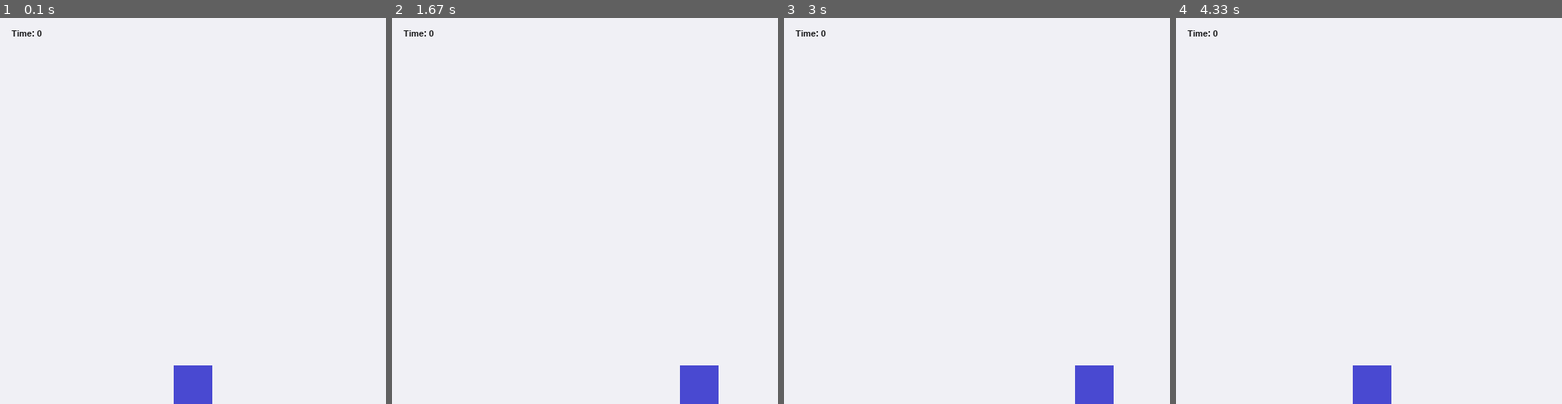
Above: before the commit, frames 1-4 (left to right).
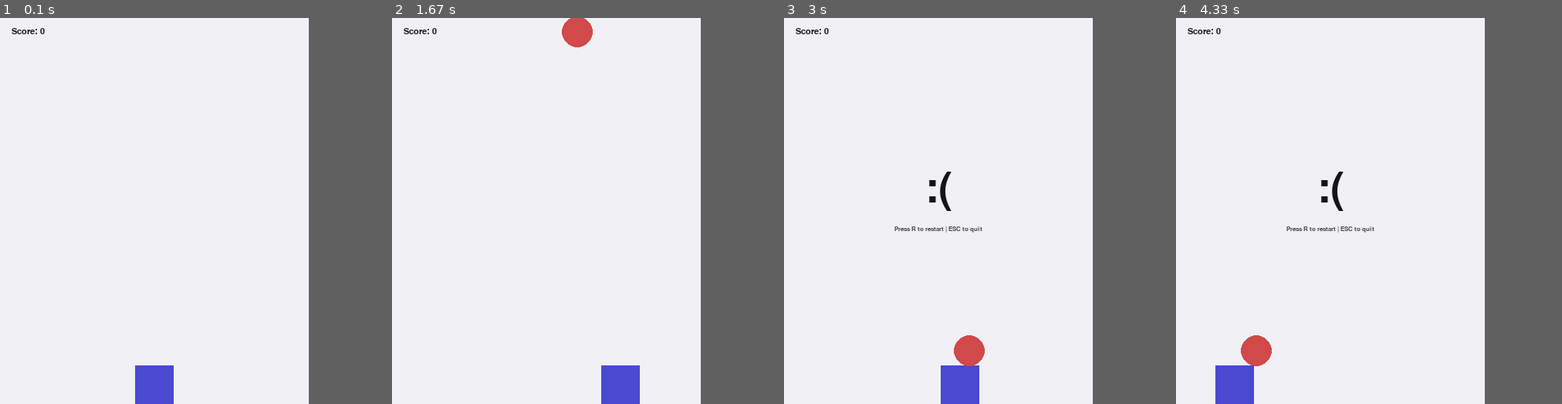
Above: after the commit, the same moments.

Repository: cwrlcarl/pygame-mini-games
Game: pygame game, started from dodge-object/main.py
Two runs of this game, one before a commit and one after it. Both use one fixed random seed, a clock stepped at 60 frames per second and the inputs below.
Inputs:
- Up to frame 1 (0.1 s): no input
- Up to frame 2 (1.67 s): hold Right 0.33-0.8 s; hold Right 0.83-1.3 s; hold Left from 1.33 s (still down)
- Up to frame 3 (3 s): release Left at 1.87 s; hold Left 1.9-2.3 s; hold Right 2.33-2.97 s
- Up to frame 4 (4.33 s): hold R 3-3.47 s; hold Left 3-3.47 s; hold Left 3.5-3.97 s; hold Right from 4 s (still down)
In our replay, the window is 500x500 before the commit and 400x500 after it. These sizes can differ from the game's own. Grey fills any space a smaller window leaves; there, only what the larger window draws over its background counts as a difference.

The runs differ from the first frame. In frame 1, 2.1% of the frame differs, in the area x 3-55%, y 2-100%; in frame 2, 2.6%; in frame 3, 3.0%; in frame 4, 3.0%, in the area x 3-56%, y 2-100%.

Commit message:
Add falling object, game over screen, and reset function

Diff:
--- a/dodge-object/main.py
+++ b/dodge-object/main.py
@@ -3,7 +3,7 @@
 
 pygame.init()
 
-SCREEN_WIDTH, SCREEN_HEIGHT = 500, 500
+SCREEN_WIDTH, SCREEN_HEIGHT = 400, 500
 FPS = 60
 
 screen = pygame.display.set_mode((SCREEN_WIDTH, SCREEN_HEIGHT))
@@ -22,21 +22,36 @@
 PLAYER_WIDTH, PLAYER_HEIGHT = 50, 50
 PLAYER_SPEED = 4
 
+RADIUS = 20
+FALL_SPEED = 7
+SPAWN_Y = -100
 
-def draw_window(player_rect, score, game_over):
+
+def draw_window(player_rect, object_rect, score, game_over):
     screen.fill(BG_COLOR)
 
     pygame.draw.rect(screen, PLAYER_COLOR, player_rect)
+    pygame.draw.circle(screen, OBJECT_COLOR, object_rect.center, RADIUS)
 
-    time_text = time_font.render(f"Time: {score}", True, MAIN_TEXT_COLOR)
-    screen.blit(time_text, (15, 15))
+    time_text = time_font.render(f"Score: {score}", True, MAIN_TEXT_COLOR)
+    screen.blit(time_text, (15, 12))
 
     if game_over:
-        game_over_text = game_over_font.render(":(", True, MAIN_TEXT_COLOR)
-        screen.blit(game_over_text, ((SCREEN_WIDTH - game_over_text.get_width()) // 2,
-                                     (SCREEN_HEIGHT - game_over_text.get_height()) // 2))
+        show_game_over()
 
     pygame.display.update()
+
+
+def show_game_over():
+    game_over_text = game_over_font.render(":(", True, MAIN_TEXT_COLOR)
+    game_over_text_x = (SCREEN_WIDTH - game_over_text.get_width()) // 2
+    game_over_text_y = (SCREEN_HEIGHT // 2) - game_over_text.get_height()
+    screen.blit(game_over_text,(game_over_text_x, game_over_text_y))
+
+    instructions_text = subtext_font.render("Press R to restart | ESC to quit", True, SUBTEXT_COLOR)
+    instructions_text_x = (SCREEN_WIDTH - instructions_text.get_width()) // 2
+    instructions_text_y = (SCREEN_HEIGHT // 2) + instructions_text.get_height() + 10
+    screen.blit(instructions_text, (instructions_text_x, instructions_text_y))
 
 
 def handle_movement(player_rect):
@@ -48,10 +63,44 @@
         player_rect.x += PLAYER_SPEED
 
 
+def handle_object(object_rect, player_rect, game_over):
+    object_rect.y += FALL_SPEED
+
+    if object_rect.y > SCREEN_HEIGHT:
+        reset_object(object_rect)
+
+    if player_rect.colliderect(object_rect):
+        game_over = True
+
+    return game_over
+
+
+def reset_game():
+    player_x = (SCREEN_WIDTH - PLAYER_WIDTH) // 2
+    player_y = SCREEN_HEIGHT - PLAYER_HEIGHT
+    player_rect = pygame.Rect(player_x, player_y, PLAYER_WIDTH, PLAYER_HEIGHT)
+
+    object_rect = pygame.Rect(0, SPAWN_Y, RADIUS * 2, RADIUS * 2)
+    reset_object(object_rect)
+
+    score = 0
+    game_over = False
+
+    return player_rect, object_rect, score, game_over
+
+
+def reset_object(object_rect):
+    object_rect.x = random.randint(0, SCREEN_WIDTH - RADIUS * 2)
+    object_rect.y = SPAWN_Y
+
+
 def main():
     player_x = (SCREEN_WIDTH - PLAYER_WIDTH) // 2
     player_y = SCREEN_HEIGHT - PLAYER_HEIGHT
     player_rect = pygame.Rect(player_x, player_y, PLAYER_WIDTH, PLAYER_HEIGHT)
+
+    object_rect = pygame.Rect(0, SPAWN_Y, RADIUS * 2, RADIUS * 2)
+    reset_object(object_rect)
 
     score = 0
     game_over = False
@@ -64,8 +113,18 @@
             if event.type == pygame.QUIT:
                 running = False
 
-        draw_window(player_rect, score, game_over)
-        handle_movement(player_rect)
+            if event.type == pygame.KEYDOWN:
+                if event.key == pygame.K_r and game_over:
+                    player_rect, object_rect, score, game_over = reset_game()
+
+                if event.key == pygame.K_ESCAPE and game_over:
+                    running = False
+
+        if not game_over:
+            game_over = handle_object(object_rect, player_rect, game_over)
+            handle_movement(player_rect)
+
+        draw_window(player_rect, object_rect, score, game_over)
 
         clock.tick(FPS)
 
